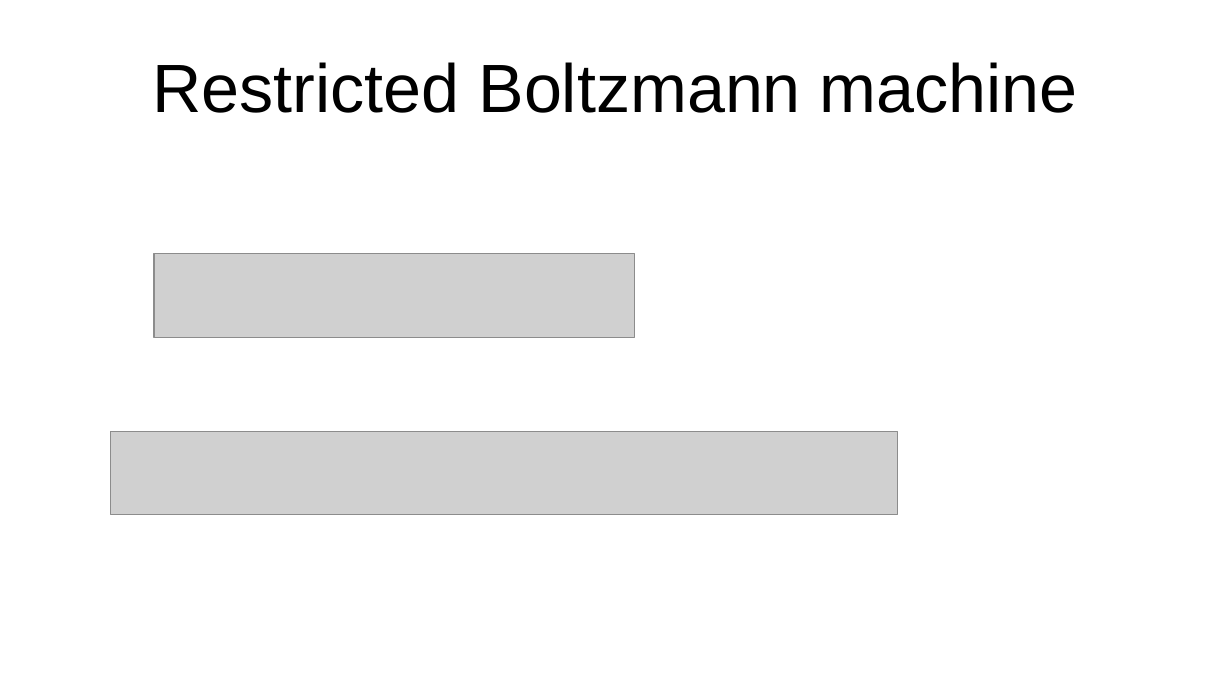
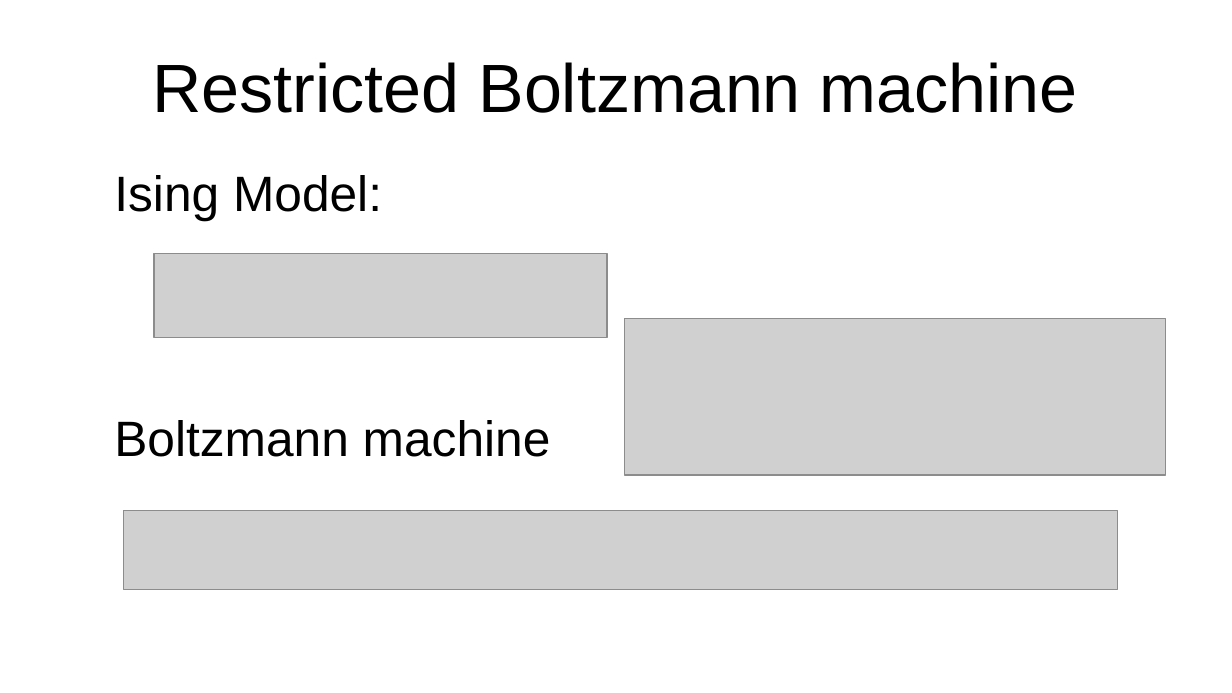
Before and after one commit to Xmann02/Boltzmann, a slide deck: slide 12 of Presentation.odp. Drawn at 1232x693 pixels with LibreOffice and Linux fonts; fonts in the diff are those of the drawing; grey boxes stand for pictures. Boxes give left, top, right and bottom in pixels: in the first picture for what was removed or moved away, otherwise in the second. Text is boxed around its words. In the diff, an @@ line names an element or a change of style, - is before the commit and + after.

```diff
--- a/Presentation.odp
+++ b/Presentation.odp
@@ text added at [114,175,551,457], 32 pt, text #000000 @@
+Ising Model:
+Boltzmann machine
@@ picture: place and size @@
-picture at [154,254,635,338]
+picture at [154,254,607,338]
@@ picture added at [625,319,1166,475] @@
@@ picture: place and size @@
-picture at [111,432,898,514]
+picture at [123,511,1118,590]
```
Also in this commit, not shown: 6 other slides changed, 8 slides added, 6 slides removed.
